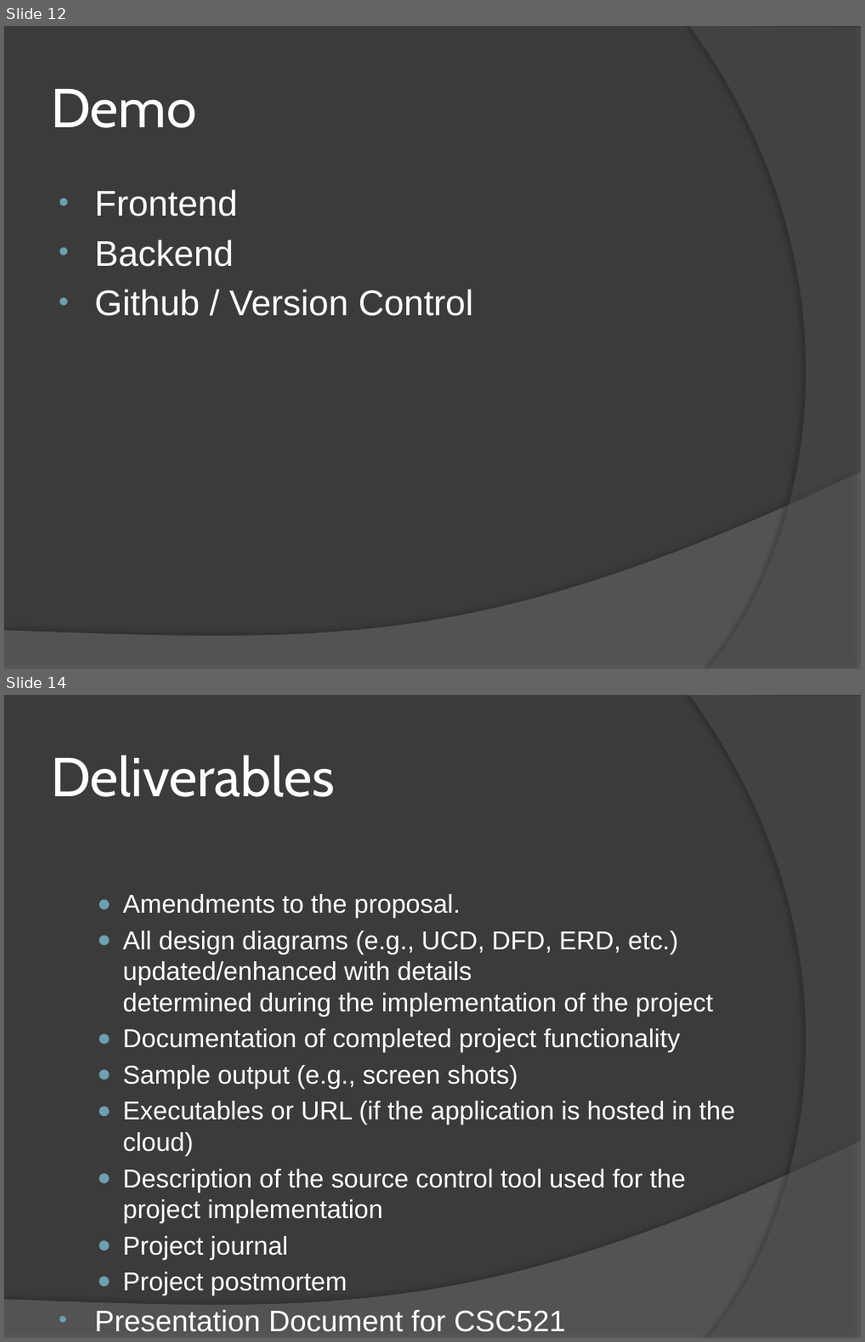
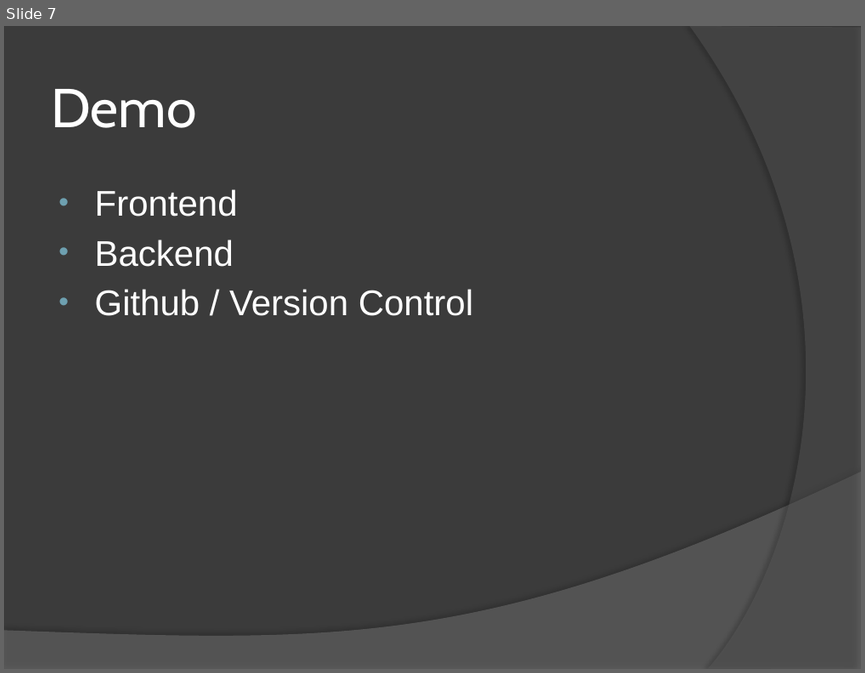
Before and after one commit to JackD27/CapstoneProject, a slide deck: FinalMoneypadPowerpoint.pptx. Shown one above the other, each under a label of ours: slides 12 and 14 before the commit, slide 7 after it; the slides between them are not shown. The pictures are 865x1342 and 865x673 pixels, drawn with LibreOffice and Linux fonts; fonts in the diff are those of the drawing. Boxes give left, top, right and bottom in pixels: in the first picture for what was removed or moved away, otherwise in the second. Text is boxed around its words. In the diff, an @@ line names an element or a change of style, - is before the commit and + after.

```diff
--- a/FinalMoneypadPowerpoint.pptx
+++ b/FinalMoneypadPowerpoint.pptx
@@ slide 14 removed at (4,695,861,1338), background #3B3B3B; not listed: 2 template elements that a slide beside it also shows @@
@@ title removed at (51,755,334,797) @@
-Deliverables
@@ text removed at (123,894,735,1259) @@
-  ● Amendments to the proposal.
-  ● All design diagrams (e.g., UCD, DFD, ERD, etc.) updated/enhanced with details
-    determined during the implementation of the project
-  ● Documentation of completed project functionality
-  ● Sample output (e.g., screen shots)
-  ● Executables or URL (if the application is hosted in the cloud)
-  ● Description of the source control tool used for the project implementation
-  ● Project journal
-  ● Project postmortem
-• Presentation Document for CSC521
@@ what was slide 12 is now slide 7 @@
```
Also in this commit, not shown: 5 slides changed, 1 slide added.
